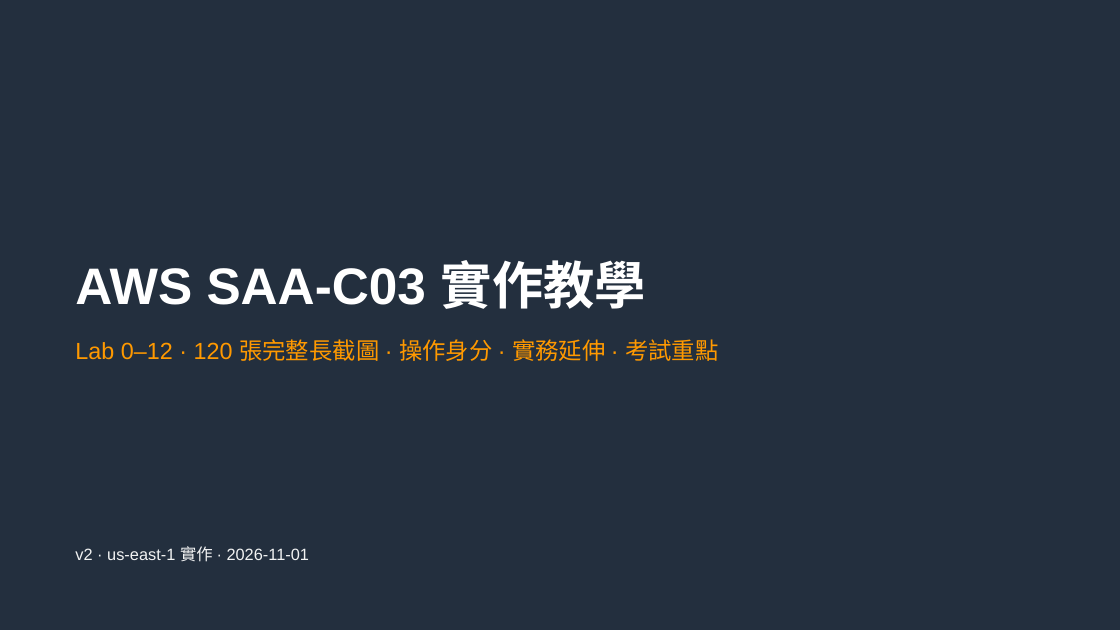
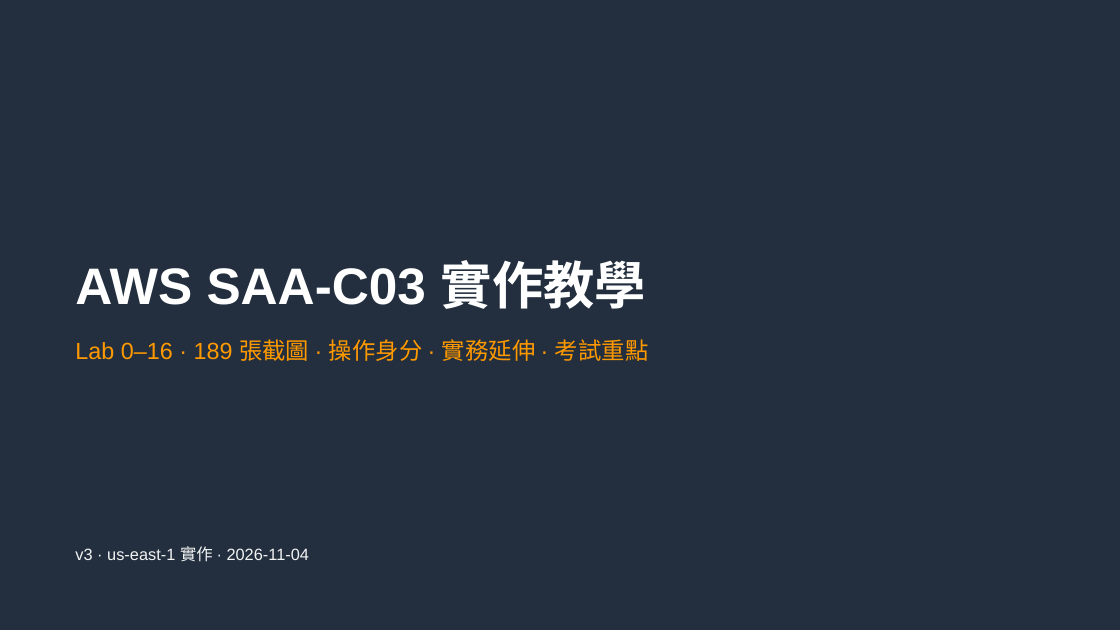
Before and after one commit to ChunPingWang/aws-saa-preparation, a slide deck: slide 1 of slides/aws-saa-c03-hands-on.pptx. Drawn at 1120x630 pixels with LibreOffice and Linux fonts; fonts in the diff are those of the drawing. Boxes give left, top, right and bottom in pixels: in the first picture for what was removed or moved away, otherwise in the second. Text is boxed around its words. In the diff, an @@ line names an element or a change of style, - is before the commit and + after.

```diff
--- a/slides/aws-saa-c03-hands-on.pptx
+++ b/slides/aws-saa-c03-hands-on.pptx
@@ text at bbox=[75, 339, 648, 361]: text changed @@
-Lab 0–12 · 120 張完整長截圖 · 操作身分 · 實務延伸 · 考試重點
+Lab 0–16 · 189 張截圖 · 操作身分 · 實務延伸 · 考試重點
@@ text at bbox=[75, 546, 309, 562]: text changed @@
-v2 · us-east-1 實作 · 2026-11-01
+v3 · us-east-1 實作 · 2026-11-04
```
Also in this commit, not shown: 3 other slides changed, 5 slides added.
